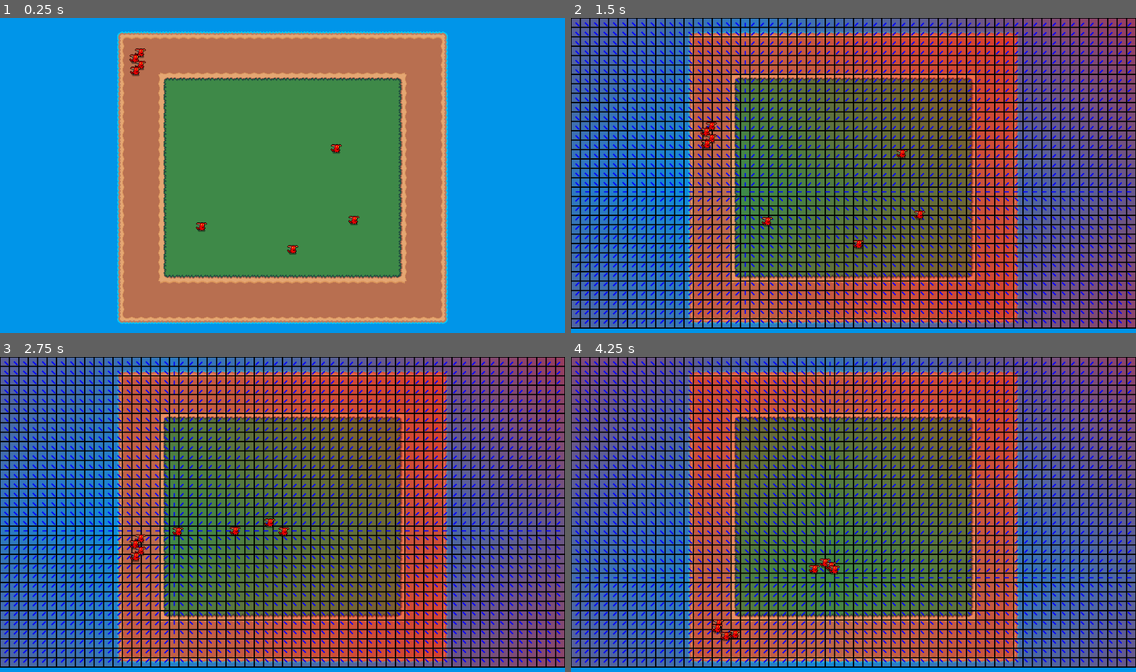
Above: before the commit, frames 1-4 (two rows, left to right).
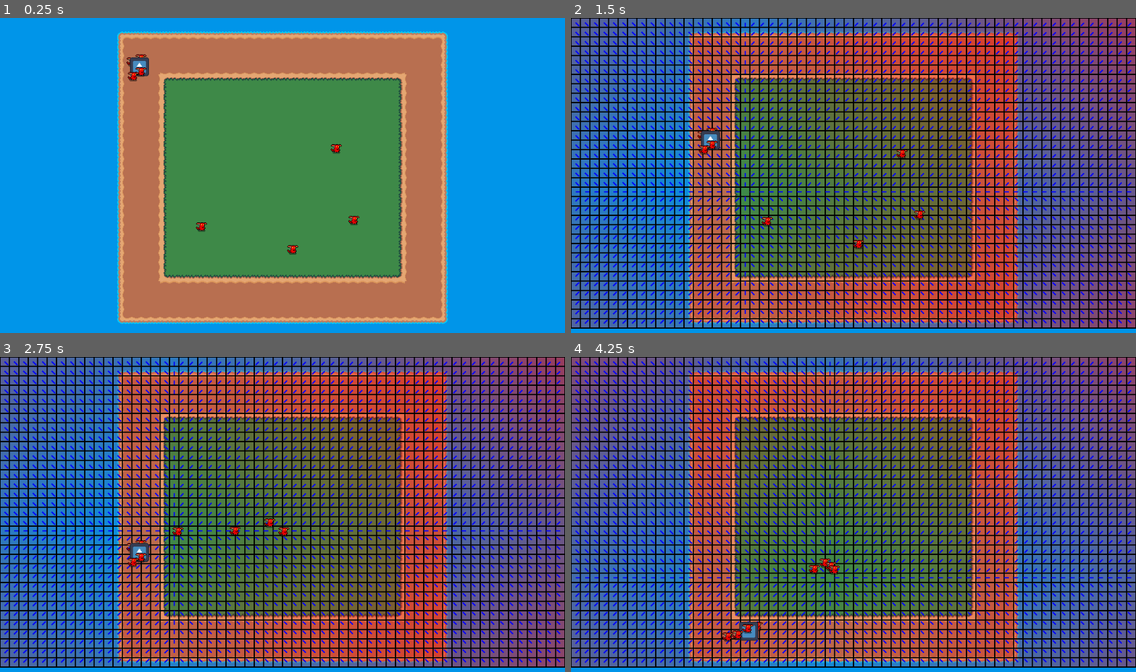
Above: after the commit, the same moments.

Repository: Rowan-Maynor/flow-field-test
Game: Godot game, scene res://Scenes/map.tscn
The game is run twice, just before and just after one commit, with the same random seed, the same clock (stepped at 60 frames per second) and the same inputs. The engine's default icon, where the game draws it, is replaced by a stand-in: a white triangle on a blue panel in a dark square.
Inputs (mouse positions are in pixels of both pictures, inside the frame that each line leads up to):
- Up to frame 1 (0.25 s): no input
- Up to frame 2 (1.5 s): move the mouse to (977, 159) at 0.52 s; press the mouse at (977, 159) at 0.53 s; move the mouse to (740, 191) at 1.27 s; release the mouse at (740, 191) at 1.28 s; right-click (740, 191) at 1.35 s; click (740, 191) at 1.42 s
- Up to frame 3 (2.75 s): move the mouse to (339, 445) at 2.02 s; press the mouse at (339, 445) at 2.03 s
- Up to frame 4 (4.25 s): move the mouse to (825, 577) at 2.77 s; release the mouse at (825, 577) at 2.78 s; right-click (825, 577) at 2.85 s; click (825, 577) at 2.92 s; move the mouse to (1023, 561) at 3.52 s; press the mouse at (1023, 561) at 3.53 s

The runs differ from the first frame. In frame 1, 0.3% of the frame differs, in the area x 22-27%, y 9-21%; in frame 2, 0.3%; in frame 3, 0.3%; in frame 4, 0.4%, in the area x 25-34%, y 83-91%.

Commit message:
Final testing using widest Conjure units
Checking to make sure pathing works even with the T3
units for boss waves.

Diff:
--- a/flow-test/Scenes/map.tscn
+++ b/flow-test/Scenes/map.tscn
@@ -12,6 +12,7 @@
 [ext_resource type="Script" uid="uid://csw0n7io1r1h8" path="res://Scripts/player_flow_field_manager.gd" id="9_4c2oa"]
 [ext_resource type="PackedScene" uid="uid://21bbu4ylx2wo" path="res://Scenes/unit.tscn" id="10_olcgw"]
 [ext_resource type="Script" uid="uid://ih0xfublsu32" path="res://Scripts/enemy_flow_field_manager.gd" id="10_q6lx1"]
+[ext_resource type="PackedScene" uid="uid://jlckuxitu0k2" path="res://Scenes/wide_boy2.tscn" id="13_5qtum"]
 
 [sub_resource type="TileSetAtlasSource" id="TileSetAtlasSource_dlo4w"]
 texture = ExtResource("1_6q3n4")
@@ -175,18 +176,22 @@
 position = Vector2(572, 229)
 
 [node name="enemies" type="Node2D" parent="."]
+y_sort_enabled = true
 
 [node name="Unit" parent="enemies" instance=ExtResource("10_olcgw")]
-position = Vector2(252, 48)
+position = Vector2(248, 57)
 
 [node name="Unit2" parent="enemies" instance=ExtResource("10_olcgw")]
-position = Vector2(230, 53)
+position = Vector2(225, 58)
 
 [node name="Unit3" parent="enemies" instance=ExtResource("10_olcgw")]
-position = Vector2(253, 70)
+position = Vector2(249, 79)
 
 [node name="Unit4" parent="enemies" instance=ExtResource("10_olcgw")]
-position = Vector2(231, 74)
+position = Vector2(227, 83)
+
+[node name="Test" parent="enemies" instance=ExtResource("13_5qtum")]
+position = Vector2(238, 60)
 
 [node name="enemy_path_triggers" type="Node2D" parent="."]
 
@@ -197,6 +202,7 @@
 [node name="CollisionShape2D" type="CollisionShape2D" parent="enemy_path_triggers/enemy_path_trigger_1"]
 position = Vector2(239, 66)
 shape = SubResource("RectangleShape2D_q6lx1")
+metadata/_edit_lock_ = true
 
 [node name="enemy_path_trigger_2" type="Area2D" parent="enemy_path_triggers"]
 collision_layer = 0
--- /dev/null
+++ b/flow-test/Scenes/wide_boy2.tscn
@@ -0,0 +1,35 @@
+[gd_scene load_steps=5 format=3 uid="uid://jlckuxitu0k2"]
+
+[ext_resource type="Script" uid="uid://cfnmha0l7yqce" path="res://Scripts/unit.gd" id="1_0mnlf"]
+[ext_resource type="Texture2D" uid="uid://dytx80exegdxc" path="res://icon.svg" id="1_c528h"]
+
+[sub_resource type="CapsuleShape2D" id="CapsuleShape2D_ro6cu"]
+radius = 3.0
+
+[sub_resource type="CapsuleShape2D" id="CapsuleShape2D_8od7v"]
+radius = 5.0
+height = 50.0
+
+[node name="Test" type="CharacterBody2D"]
+collision_layer = 2
+collision_mask = 2
+script = ExtResource("1_0mnlf")
+
+[node name="Sprite2D" type="Sprite2D" parent="."]
+scale = Vector2(0.25, 0.25)
+texture = ExtResource("1_c528h")
+
+[node name="unit_collision" type="CollisionShape2D" parent="."]
+position = Vector2(0, 8)
+rotation = 1.5708
+shape = SubResource("CapsuleShape2D_ro6cu")
+
+[node name="Area2D" type="Area2D" parent="."]
+collision_layer = 4
+collision_mask = 0
+
+[node name="pathing_collision" type="CollisionShape2D" parent="Area2D"]
+position = Vector2(0, 8)
+rotation = 1.5708
+shape = SubResource("CapsuleShape2D_8od7v")
+disabled = true
Not shown: 1 places in flow-test/Scenes/map.tscn that only renumber resources
